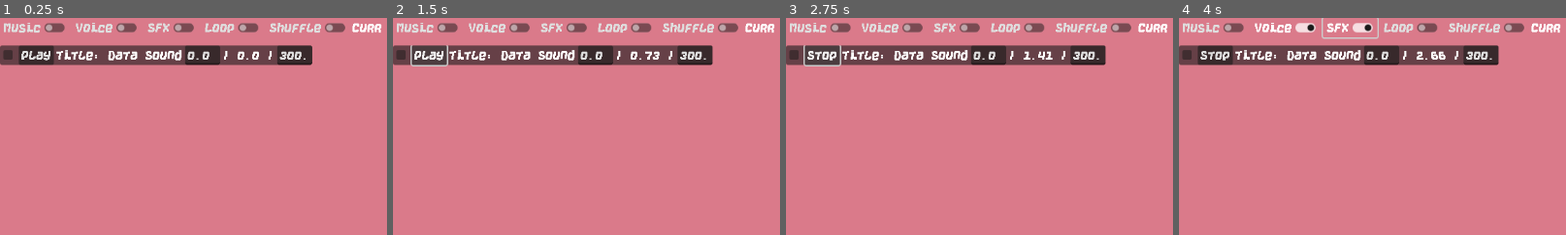
Above: before the commit, frames 1-4 (left to right).
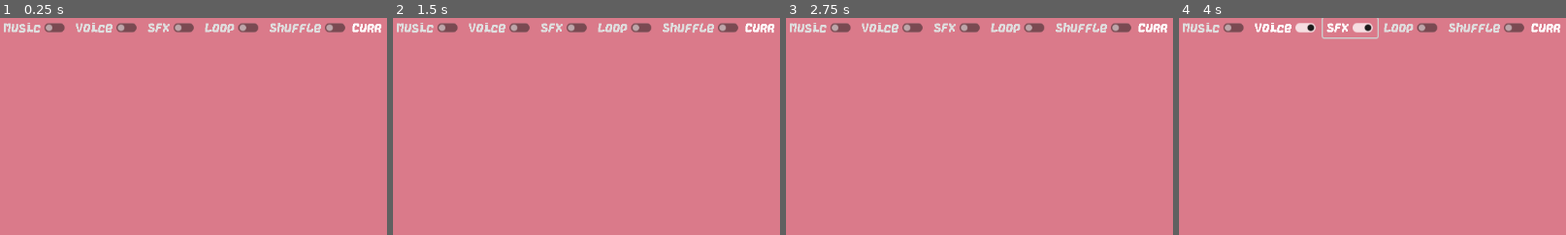
Above: after the commit, the same moments.

Repository: KaizNike/Defeating-User-Built-Dungeon
Game: Godot game, scene res://Main.tscn
Same seed, same stepped clock (60 frames per second), same inputs: the game is played once before the commit and once after it.
Inputs (mouse positions are % of the whole screen's width and height, from its top left):
- Up to frame 1 (0.25 s): no input
- Up to frame 2 (1.5 s): click (5, 9) at 0.5 s, where only the run before the commit has a clickable "Play"; click (5, 9) at 1.25 s, where only the run before the commit has a clickable "Stop"
- Up to frame 3 (2.75 s): click (5, 9) at 2 s, where only the run before the commit has a clickable "Play"
- Up to frame 4 (4 s): click "Voice" at 2.75 s; click "SFX" at 3.5 s
The pictures show only the part of the screen within x 0-50%, y 0-50%; the shares and areas given below are measured in that part.

The runs differ from the first frame. In frame 1, 7.6% of the frame differs, in the area x 0-81%, y 12-22%; in frame 2, 7.8%, in the area x 0-83%, y 12-23%; in frame 3, 7.8%; in frame 4, 7.7%.
Error in both runs: Invalid access of index '0' on a base object of type: 'PackedStringArray'. (res://Main.gd:144)

Commit message:
Audio and Bowfiring

Diff:
--- a/Defeating User Built Dungeon/CellularMusicChatGPT/AudioPlayer.tscn
+++ b/Defeating User Built Dungeon/CellularMusicChatGPT/AudioPlayer.tscn
@@ -1,12 +1,12 @@
 [gd_scene load_steps=12 format=3 uid="uid://dlo5myqhdgvi6"]
 
-[ext_resource type="Script" path="res://CellularMusicChatGPT/CellMusicChatGPT3.gd" id="1"]
 [ext_resource type="FontFile" uid="uid://wwxwvtqncom0" path="res://as/energy-v1/Energy.otf" id="2"]
 [ext_resource type="PackedScene" uid="uid://db1j83qba7eyj" path="res://CellularMusicChatGPT/MusicPlaying.tscn" id="3"]
 [ext_resource type="Script" path="res://CellularMusicChatGPT/Visualizer.gd" id="4"]
 [ext_resource type="Script" path="res://CellularMusicChatGPT/AudioPlayer.gd" id="5"]
 [ext_resource type="Theme" uid="uid://dueujeo1gy1ky" path="res://FontTheme.tres" id="6"]
 [ext_resource type="Script" path="res://CellularMusicChatGPT/CellMusicContainer.gd" id="7"]
+[ext_resource type="Script" path="res://CellularMusicChatGPT/SineWave.gd" id="7_8kh1m"]
 
 [sub_resource type="FontFile" id="2"]
 fallbacks = Array[Font]([ExtResource("2"), ExtResource("2")])
@@ -26,6 +26,8 @@
 [sub_resource type="VideoStreamTheora" id="VideoStreamTheora_0ndsu"]
 
 [sub_resource type="AudioStreamGenerator" id="1"]
+mix_rate = 22050.0
+buffer_length = 10.0
 
 [node name="AudioPlayer" type="Control"]
 layout_mode = 3
@@ -120,6 +122,7 @@
 musicNum = 0
 
 [node name="CellMusicContainer" type="PanelContainer" parent="VSplitContainer/ScrollContainer/VBoxContainer"]
+visible = false
 layout_mode = 2
 size_flags_horizontal = 11
 theme = ExtResource("6")
@@ -155,11 +158,11 @@
 size_flags_vertical = 4
 text = "300.0"
 
-[node name="CellMusicChatGPT3" type="AudioStreamPlayer" parent="VSplitContainer/ScrollContainer/VBoxContainer/CellMusicContainer"]
+[node name="SineWave" type="AudioStreamPlayer" parent="VSplitContainer/ScrollContainer/VBoxContainer/CellMusicContainer"]
 stream = SubResource("1")
-volume_db = -8.0
+volume_db = -40.788
 pitch_scale = 0.8
-script = ExtResource("1")
+script = ExtResource("7_8kh1m")
 
 [node name="VideoPopup" type="Popup" parent="."]
 initial_position = 1
--- a/Defeating User Built Dungeon/CellularMusicChatGPT/CellMusicContainer.gd
+++ b/Defeating User Built Dungeon/CellularMusicChatGPT/CellMusicContainer.gd
@@ -4,8 +4,8 @@
 
 func _physics_process(delta):
 	if float($MusicPlaying/Label2.text) >= float($MusicPlaying/LineEdit.text):
-		$CellMusicChatGPT3.reading = false
-	if $CellMusicChatGPT3.reading:
+		$SineWave.reading = false
+	if $SineWave.reading:
 		$MusicPlaying/Button.text = "Stop"
 		$MusicPlaying/Label2.text = "/ " + str(timeSinceStart).pad_decimals(2) + " /"
 		timeSinceStart += delta
@@ -15,7 +15,8 @@
 
 func _on_Button_pressed():
 	if $MusicPlaying/Button.text == "Play":
-		$CellMusicChatGPT3.reading = true
+		$SineWave.reading = true
+		$SineWave.play()
 	else:
-		$CellMusicChatGPT3.reading = false
+		$SineWave.reading = false
 	pass # Replace with function body.
--- /dev/null
+++ b/Defeating User Built Dungeon/CellularMusicChatGPT/SineWave.gd
@@ -0,0 +1,28 @@
+extends AudioStreamPlayer
+
+var reading = false
+var playback # Will hold the AudioStreamGeneratorPlayback.
+@onready var sample_hz = self.stream.mix_rate
+var pulse_hz = 440.0 # The frequency of the sound wave.
+
+func _ready():
+	self.play()
+	playback = self.get_stream_playback()
+	fill_buffer()
+
+
+func _process(delta):
+	if reading:
+		print(playback.get_frames_available())
+		fill_buffer()
+	else:
+		stop()
+
+func fill_buffer():
+	var phase = 0.0
+	var increment = pulse_hz / sample_hz
+	var frames_available = playback.get_frames_available()
+
+	for i in range(frames_available):
+		playback.push_frame(Vector2.ONE * sin(phase * TAU))
+		phase = fmod(phase + increment, 1.0)
--- a/Defeating User Built Dungeon/Main.gd
+++ b/Defeating User Built Dungeon/Main.gd
@@ -390,23 +390,23 @@
 				DisplayServer.tts_speak("Firing canceled.", voice[0])
 			notiTimer.start()
 		print("FIRE")
-		if Input.is_key_pressed(16777359):
+		if Input.is_action_pressed("fire_upleft"):
 			_fireBow(player, 9)
 		if event.is_action_pressed("fire_up"):
 			_fireBow(player, 8)
-		if Input.is_key_pressed(16777357):
+		if Input.is_action_pressed("fire_upright"):
 			_fireBow(player, 7)
 		if event.is_action_pressed("fire_right"):
 			_fireBow(player, 6)
-		if Input.is_key_pressed(16777355):
+		if Input.is_action_pressed("wait"):
 			_fireBow(player, 5)
 		if event.is_action_pressed("fire_left"):
 			_fireBow(player, 4)
-		if Input.is_key_pressed(16777353):
+		if Input.is_action_pressed("fire_downright"):
 			_fireBow(player, 3)
 		if event.is_action_pressed("fire_down"):
 			_fireBow(player, 2)
-		if Input.is_key_pressed(16777351):
+		if Input.is_action_pressed("fire_downleft"):
 			_fireBow(player, 1)
 		return
 	elif event.is_action_pressed("paste") and DisplayServer.clipboard_get():
--- a/Defeating User Built Dungeon/Main.tscn
+++ b/Defeating User Built Dungeon/Main.tscn
@@ -82,3 +82,6 @@
 text = "Hello"
 
 [connection signal="timeout" from="NotificationTimer" to="." method="_on_NotificationTimer_timeout"]
+
+[editable path="VSplitContainer/VSplitContainer/CellMusicChatGPT3"]
+[editable path="VSplitContainer/VSplitContainer/CellMusicChatGPT3/VSplitContainer/ScrollContainer/VBoxContainer/PanelContainer"]
--- a/Defeating User Built Dungeon/project.godot
+++ b/Defeating User Built Dungeon/project.godot
@@ -61,6 +61,7 @@
 "deadzone": 0.5,
 "events": [Object(InputEventKey,"resource_local_to_scene":false,"resource_name":"","device":0,"window_id":0,"alt_pressed":false,"shift_pressed":false,"ctrl_pressed":false,"meta_pressed":false,"pressed":false,"keycode":46,"physical_keycode":0,"key_label":0,"unicode":0,"echo":false,"script":null)
 , Object(InputEventKey,"resource_local_to_scene":false,"resource_name":"","device":0,"window_id":0,"alt_pressed":false,"shift_pressed":false,"ctrl_pressed":false,"meta_pressed":false,"pressed":false,"keycode":0,"physical_keycode":4194436,"key_label":0,"unicode":0,"echo":false,"script":null)
+, Object(InputEventKey,"resource_local_to_scene":false,"resource_name":"","device":-1,"window_id":0,"alt_pressed":false,"shift_pressed":false,"ctrl_pressed":false,"meta_pressed":false,"pressed":false,"keycode":0,"physical_keycode":4194443,"key_label":0,"unicode":53,"echo":false,"script":null)
 ]
 }
 version_display={
@@ -191,6 +192,26 @@
 "events": [Object(InputEventMouseButton,"resource_local_to_scene":false,"resource_name":"","device":-1,"window_id":0,"a …(253 unchanged characters)…
 ]
 }
+fire_upright={
+"deadzone": 0.5,
+"events": [Object(InputEventKey,"resource_local_to_scene":false,"resource_name":"","device":-1,"window_id":0,"alt_pressed":false,"shift_pressed":false,"ctrl_pressed":false,"meta_pressed":false,"pressed":false,"keycode":0,"physical_keycode":4194447,"key_label":0,"unicode":57,"echo":false,"script":null)
+]
+}
+fire_upleft={
+"deadzone": 0.5,
+"events": [Object(InputEventKey,"resource_local_to_scene":false,"resource_name":"","device":-1,"window_id":0,"alt_pressed":false,"shift_pressed":false,"ctrl_pressed":false,"meta_pressed":false,"pressed":false,"keycode":0,"physical_keycode":4194445,"key_label":0,"unicode":55,"echo":false,"script":null)
+]
+}
+fire_downright={
+"deadzone": 0.5,
+"events": [Object(InputEventKey,"resource_local_to_scene":false,"resource_name":"","device":-1,"window_id":0,"alt_pressed":false,"shift_pressed":false,"ctrl_pressed":false,"meta_pressed":false,"pressed":false,"keycode":0,"physical_keycode":4194441,"key_label":0,"unicode":51,"echo":false,"script":null)
+]
+}
+fire_downleft={
+"deadzone": 0.5,
+"events": [Object(InputEventKey,"resource_local_to_scene":false,"resource_name":"","device":-1,"window_id":0,"alt_pressed":false,"shift_pressed":false,"ctrl_pressed":false,"meta_pressed":false,"pressed":false,"keycode":0,"physical_keycode":4194439,"key_label":0,"unicode":49,"echo":false,"script":null)
+]
+}
 
 [physics]
 
